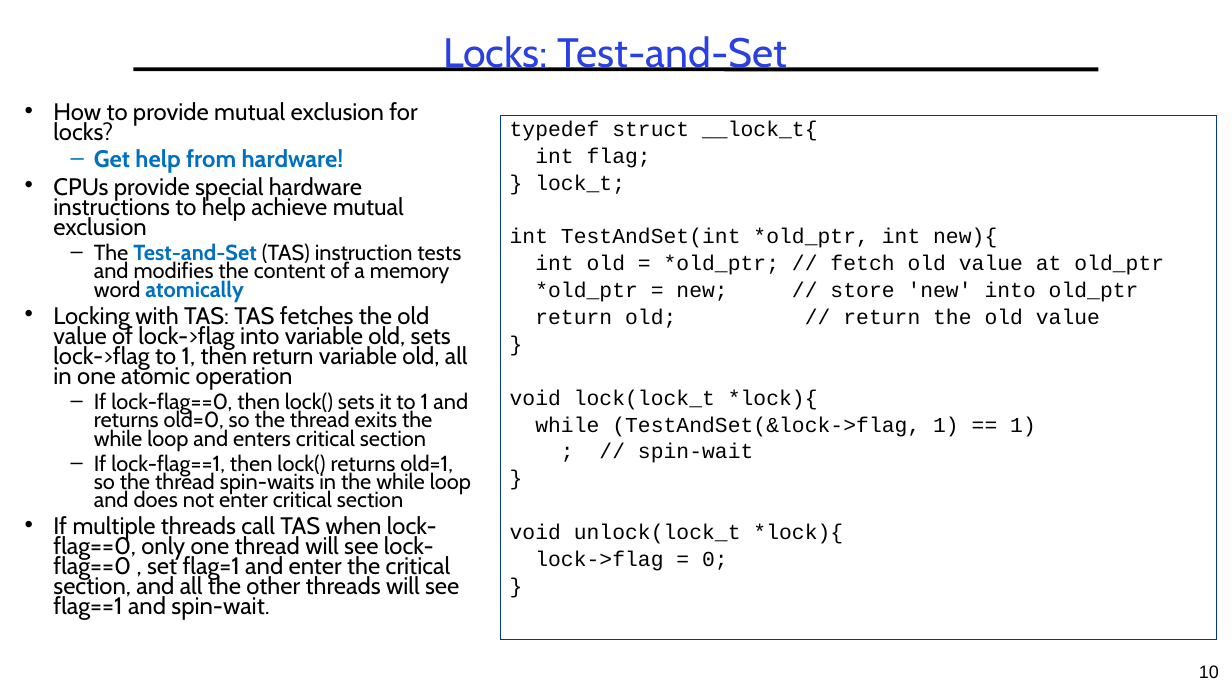
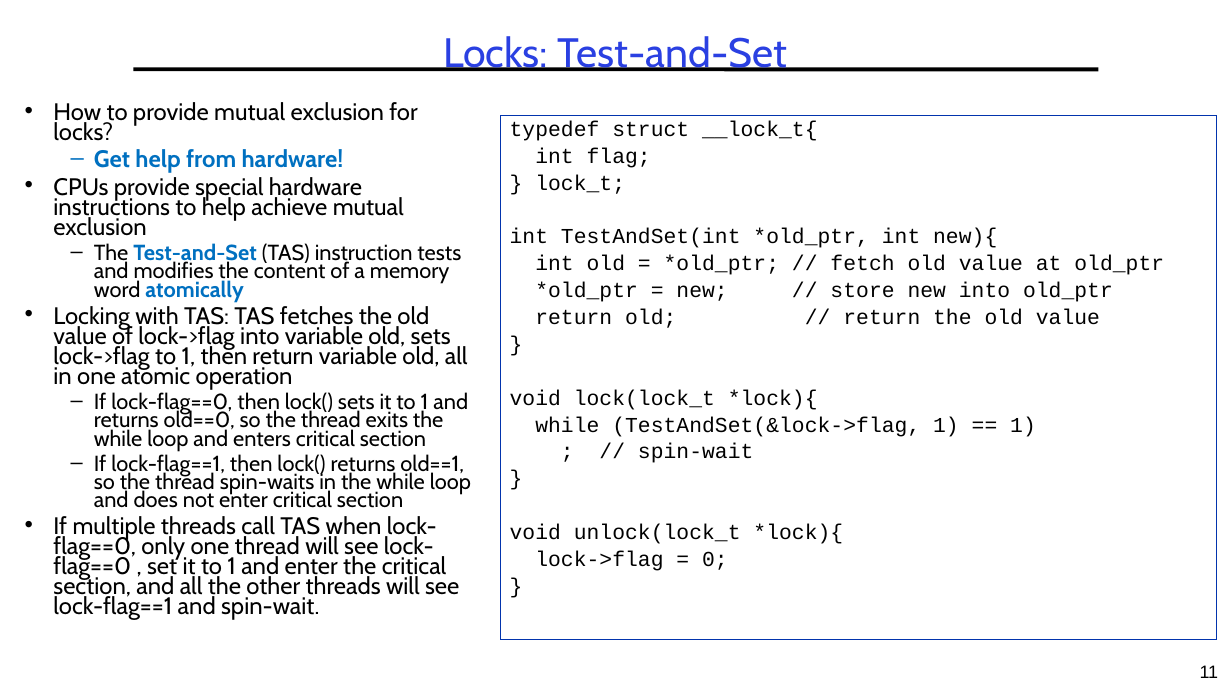
Before and after one commit to guhofstra/CSC256Fa25, a slide deck: slide 11 of PPTs/L3-Synchronization.pptx (slide 10 before the commit). Drawn at 1232x693 pixels with LibreOffice and Linux fonts; fonts in the diff are those of the drawing. Boxes give left, top, right and bottom in pixels: in the first picture for what was removed or moved away, otherwise in the second. Text is boxed around its words. In the diff, an @@ line names an element or a change of style, - is before the commit and + after.

```diff
--- a/PPTs/L3-Synchronization.pptx
+++ b/PPTs/L3-Synchronization.pptx
@@ text in rectangle at (x1=535, y1=282, x2=1113, y2=302): text changed @@
-*old_ptr = new; // store 'new' into old_ptr
+*old_ptr = new; // store new into old_ptr
@@ text at (x1=53, y1=392, x2=471, y2=620): text changed @@
-  – If lock-flag==0, then lock() sets it to 1 and returns old=0, so the thread exits the while loop and enters critical section
-  – If lock-flag==1, then lock() returns old=1, so the thread spin-waits in the while loop and does not enter critical section
-• If multiple threads call TAS when lock-flag==0, only one thread will see lock-flag==0 , set flag=1 and enter the critical section, and all the other threads will see flag==1 and spin-wait.
+  – If lock-flag==0, then lock() sets it to 1 and returns old==0, so the thread exits the while loop and enters critical section
+  – If lock-flag==1, then lock() returns old==1, so the thread spin-waits in the while loop and does not enter critical section
+• If multiple threads call TAS when lock-flag==0, only one thread will see lock-flag==0 , set it to 1 and enter the critical section, and all the other threads will see lock-flag==1 and spin-wait.
@@ page number at (x1=1200, y1=665, x2=1219, y2=678): text changed @@
-10
+11
```
Also in this commit, not shown: 26 other slides changed, 20 slides added, 6 slides removed, 4 other files.
